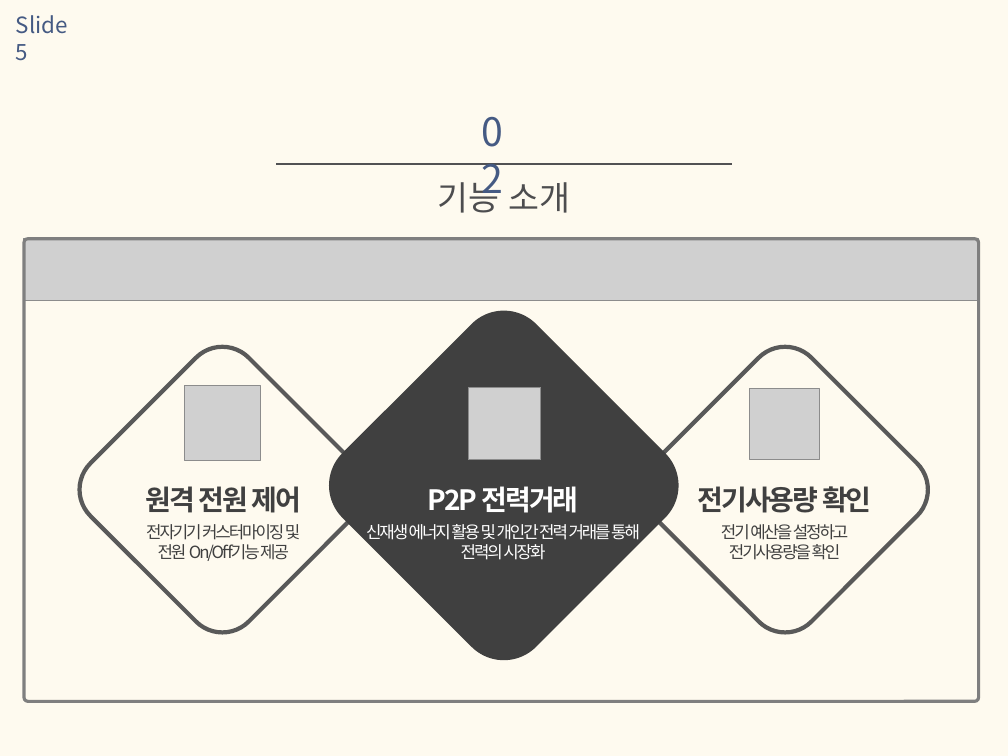
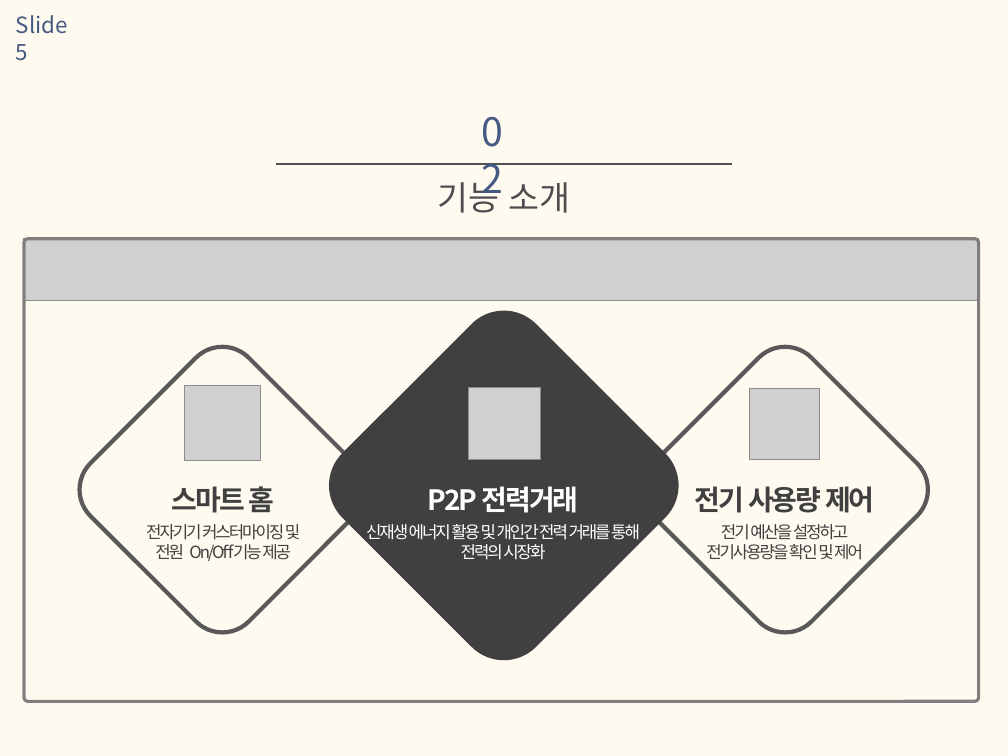
Before and after one commit to 97thCJY/CapstoneDesignDC, a slide deck: slide 6 of req_doc/DC 스마트그리드 홈 네트워크 제안서.pptx. Drawn at 1008x756 pixels with LibreOffice and Linux fonts; fonts in the diff are those of the drawing; grey boxes stand for pictures. Boxes give left, top, right and bottom in pixels: in the first picture for what was removed or moved away, otherwise in the second. Text is boxed around its words. In the diff, an @@ line names an element or a change of style, - is before the commit and + after.

Commit message:
Modify ppt

```diff
--- a/req_doc/DC 스마트그리드 홈 네트워크 제안서.pptx
+++ b/req_doc/DC 스마트그리드 홈 네트워크 제안서.pptx
@@ text at (172,486,275,513): text changed @@
-원격 전원 제어
+스마트 홈
@@ text at (695,486,875,513): text changed @@
-전기사용량 확인
+전기 사용량 제어
@@ text at (155,544,291,561): spaces changed @@
-전원 On/Off기능 제공
+전원 On/Off 기능 제공
@@ text at (706,544,863,560): text changed @@
-전기사용량을 확인
+전기사용량을 확인 및 제어
```
Also in this commit, not shown: 2 other slides changed, 1 slide removed.
